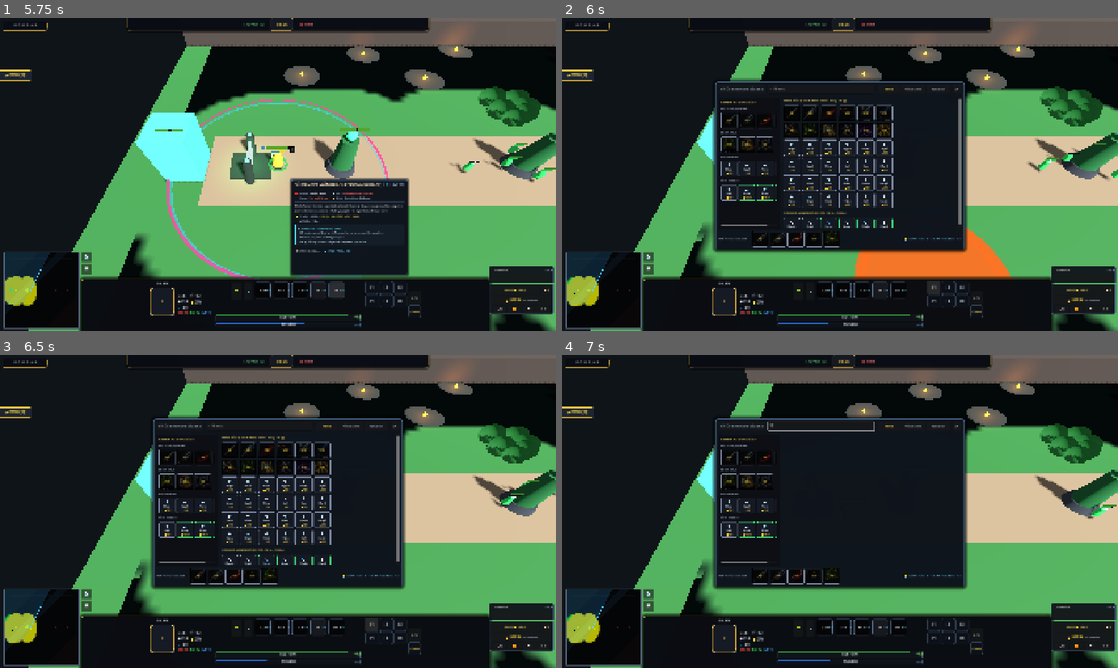
Above: before the commit, frames 1-4 (two rows, left to right).
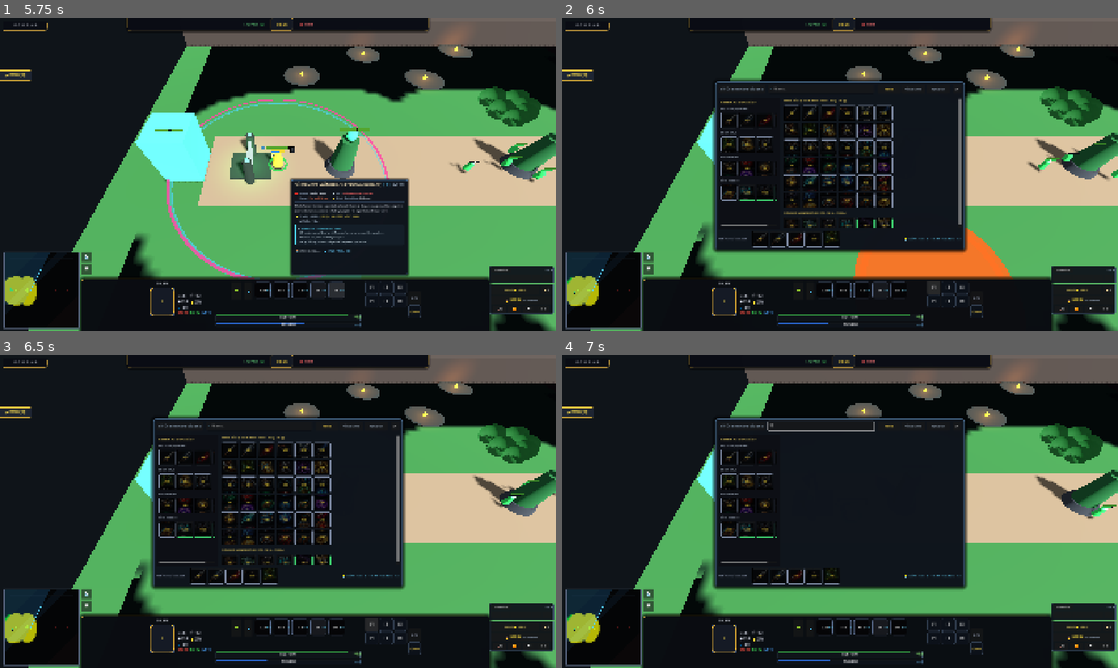
Above: after the commit, the same moments.

Repository: atalhatulu/eclipse-moba
Game: Godot game, scene res://scenes/map/moba_map_3d.tscn
Two runs of this game, one before a commit and one after it. Both use one fixed random seed, a clock stepped at 60 frames per second and the inputs below.
Inputs (mouse positions are in pixels of both pictures, inside the frame that each line leads up to):
- Up to frame 1 (5.75 s): click "🌳" at 0.5 s; click "💧" at 1.25 s; click "Q" at 2 s; click "W" at 2.75 s; click "E" at 3.5 s; click "D" at 4.25 s; click "R" at 5 s
- Up to frame 2 (6 s): click "[1]" at 5.75 s
- Up to frame 3 (6.5 s): no input
- Up to frame 4 (7 s): click (823, 426) at 6.52 s; type "12" at 6.6 s

Frame 1 is identical in both runs. In frame 2, 3.3% of the frame differs, in the area x 28-60%, y 39-68%; in frame 3, 3.3%; in frame 4, 0.6%.

Commit message:
Generate, slice, and integrate all 120 unique high-res item icons across market and HUD inventory

Diff:
--- a/systems/ui/dota_hud.gd
+++ b/systems/ui/dota_hud.gd
@@ -1174,11 +1174,18 @@
 
 				if slot_item != null:
 					var cd = inv.active_cooldowns.get(i, 0.0)
+					var icon_path = "res://assets/icons/items/item_%d.png" % slot_item.id
+					if ResourceLoader.exists(icon_path):
+						btn.icon = load(icon_path)
+						btn.expand_icon = true
+					else:
+						btn.icon = null
+
 					if cd > 0.0:
 						btn.text = "%.1f" % cd
 						b_style.bg_color = Color(0.12, 0.05, 0.05, 0.95)
 					else:
-						btn.text = slot_item.item_name.substr(0, 4)
+						btn.text = "" if btn.icon != null else slot_item.item_name.substr(0, 4)
 						b_style.bg_color = Color(0.09, 0.12, 0.16, 0.98)
 
 					var tier_col = Color(0.5, 0.55, 0.65)
@@ -1193,6 +1200,7 @@
 					b_style.border_color = tier_col
 					btn.tooltip_text = "%s (💰%d)" % [slot_item.item_name, slot_item.cost]
 				else:
+					btn.icon = null
 					btn.text = "[%d]" % (i + 1)
 					btn.tooltip_text = "Boş Yuva [%d]" % (i + 1)
 					b_style.bg_color = Color(0.05, 0.07, 0.10, 0.9)
@@ -1211,11 +1219,19 @@
 			boot_style.border_width_right = 1
 			boot_style.border_width_bottom = 1
 			if inv.boots_slot != null:
-				boots_slot_button.text = inv.boots_slot.item_name.substr(0, 5)
+				var boot_icon_path = "res://assets/icons/items/item_%d.png" % inv.boots_slot.id
+				if ResourceLoader.exists(boot_icon_path):
+					boots_slot_button.icon = load(boot_icon_path)
+					boots_slot_button.expand_icon = true
+					boots_slot_button.text = ""
+				else:
+					boots_slot_button.icon = null
+					boots_slot_button.text = inv.boots_slot.item_name.substr(0, 5)
 				boots_slot_button.tooltip_text = "%s (%dg)" % [inv.boots_slot.item_name, inv.boots_slot.cost]
 				boot_style.bg_color = Color(0.10, 0.14, 0.20, 0.98)
 				boot_style.border_color = Color(0.85, 0.70, 0.25)
 			else:
+				boots_slot_button.icon = null
 				boots_slot_button.text = "Çizme"
 				boots_slot_button.tooltip_text = "Özel Çizme Slotu"
 				boot_style.bg_color = Color(0.05, 0.07, 0.10, 0.9)
Not shown, added: assets/icons/items/item_1.png.import
Not shown, added: assets/icons/items/item_10.png.import
Binary file added: assets/icons/items/item_100.png
Binary file added: assets/icons/items/item_101.png
Binary file added: assets/icons/items/item_102.png
Binary file added: assets/icons/items/item_103.png
Binary file added: assets/icons/items/item_104.png
Binary file added: assets/icons/items/item_105.png
Binary file added: assets/icons/items/item_106.png
Binary file added: assets/icons/items/item_107.png
Binary file added: assets/icons/items/item_108.png
Binary file added: assets/icons/items/item_109.png
(and 133 more such lines)
